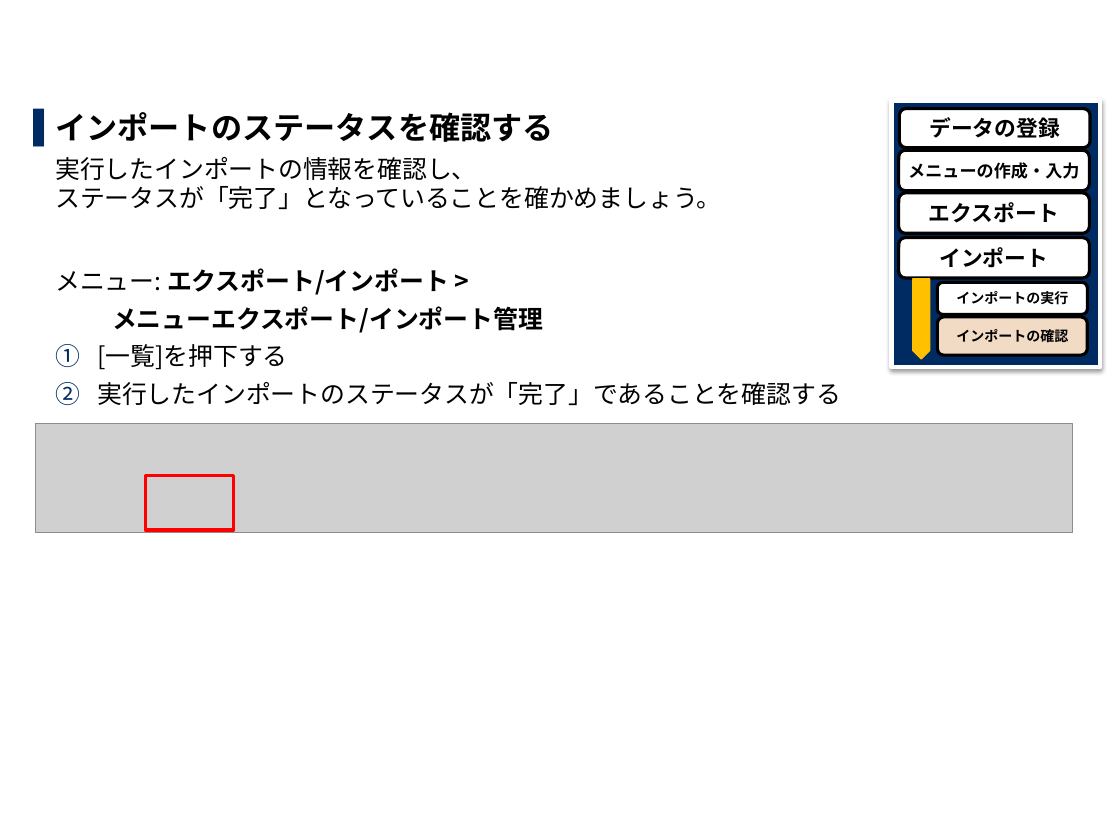
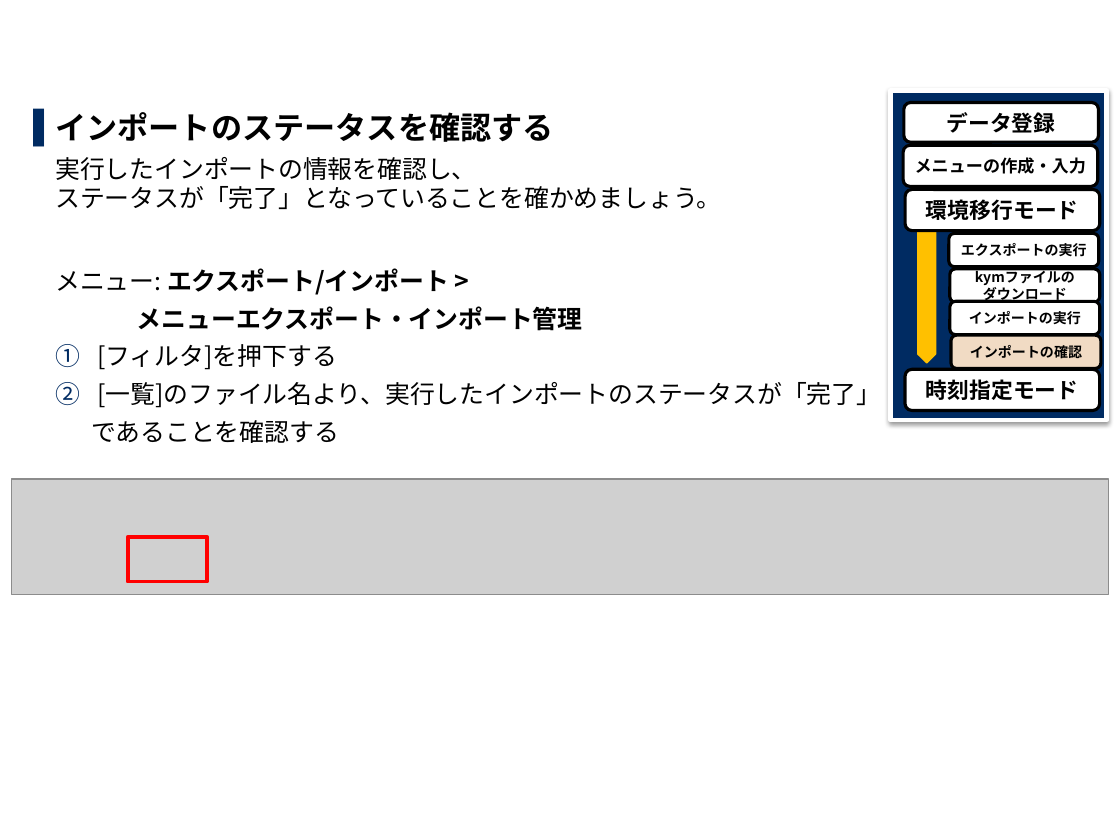
Before and after one commit to exastro-suite/it-automation-docs, a slide deck: slide 17 of asset/Learn_ja/ITA-export-import_ja_practice.pptx. Drawn at 1120x840 pixels with LibreOffice and Linux fonts; fonts in the diff are those of the drawing; grey boxes stand for pictures; background and template pictures are left out. Boxes give left, top, right and bottom in pixels: in the first picture for what was removed or moved away, otherwise in the second. Text is boxed around its words. In the diff, an @@ line names an element or a change of style, - is before the commit and + after.

```diff
--- a/asset/Learn_ja/ITA-export-import_ja_practice.pptx
+++ b/asset/Learn_ja/ITA-export-import_ja_practice.pptx
@@ rectangle: place and size @@
-rectangle at [892, 101, 1100, 367]
+rectangle at [890, 91, 1107, 420]
@@ rounded rectangle "データ登録": place and size @@
-rounded rectangle "データ登録" at [899, 109, 1090, 148]
+rounded rectangle "データ登録" at [904, 103, 1099, 142]
@@ text in rounded rectangle at [947, 112, 1056, 133]: text changed @@
-データの登録
+データ登録
@@ rounded rectangle "メニューの作成・入力": place and size @@
-rounded rectangle "メニューの作成・入力" at [898, 150, 1089, 190]
+rounded rectangle "メニューの作成・入力" at [903, 146, 1098, 187]
@@ rounded rectangle added at [905, 189, 1100, 231], fill #FFFFFF, outline #000000 2 pt, 14 pt, text #000000, bold @@
+環境移行モード
@@ pentagon arrow: place and size @@
-pentagon arrow at [913, 279, 930, 358]
+pentagon arrow at [917, 226, 935, 363]
@@ rounded rectangle "エクスポートの実行": place and size @@
-rounded rectangle "エクスポートの実行" at [898, 193, 1089, 233]
+rounded rectangle "エクスポートの実行" at [949, 233, 1099, 267]
@@ rounded rectangle "kymファイルの": place and size @@
-rounded rectangle "kymファイルの" at [898, 237, 1089, 278]
+rounded rectangle "kymファイルの" at [950, 269, 1100, 302]
@@ text in rounded rectangle at [961, 243, 1087, 257]: text changed; size 14 to 9 pt @@
-エクスポート
+エクスポートの実行
@@ text in rounded rectangle at [975, 268, 1075, 303]: text changed; size 14 to 9 pt @@
-インポート
+kymファイルの
+ダウンロード
@@ text at [91, 306, 881, 443]: text changed @@
-メニューエクスポート/インポート管理
-1. [一覧]を押下する
-2. 実行したインポートのステータスが「完了」であることを確認する
+メニューエクスポート・インポート管理
+1. [フィルタ]を押下する
+2. [一覧]のファイル名より、実行したインポートのステータスが「完了」
+であることを確認する
@@ rounded rectangle "インポートの実行": place and size @@
-rounded rectangle "インポートの実行" at [937, 282, 1088, 315]
+rounded rectangle "インポートの実行" at [950, 301, 1100, 335]
@@ rounded rectangle "インポートの実行" at [950, 301, 1100, 335]: line spacing 10.5pt to 1 @@
@@ rounded rectangle "インポートの確認": place and size @@
-rounded rectangle "インポートの確認" at [937, 317, 1088, 355]
+rounded rectangle "インポートの確認" at [951, 335, 1101, 368]
@@ rounded rectangle added at [905, 370, 1100, 411], fill #FFFFFF, outline #000000 2 pt, 14 pt, text #000000, bold @@
+時刻指定モード
@@ picture removed at [36, 423, 1072, 532] @@
@@ picture added at [11, 479, 1108, 595] @@
@@ rectangle: place and size @@
-rectangle at [146, 476, 234, 531]
+rectangle at [128, 536, 207, 581]
```
Also in this commit, not shown: 26 other slides changed, 8 slides added, 2 slides removed, 1 other file.
